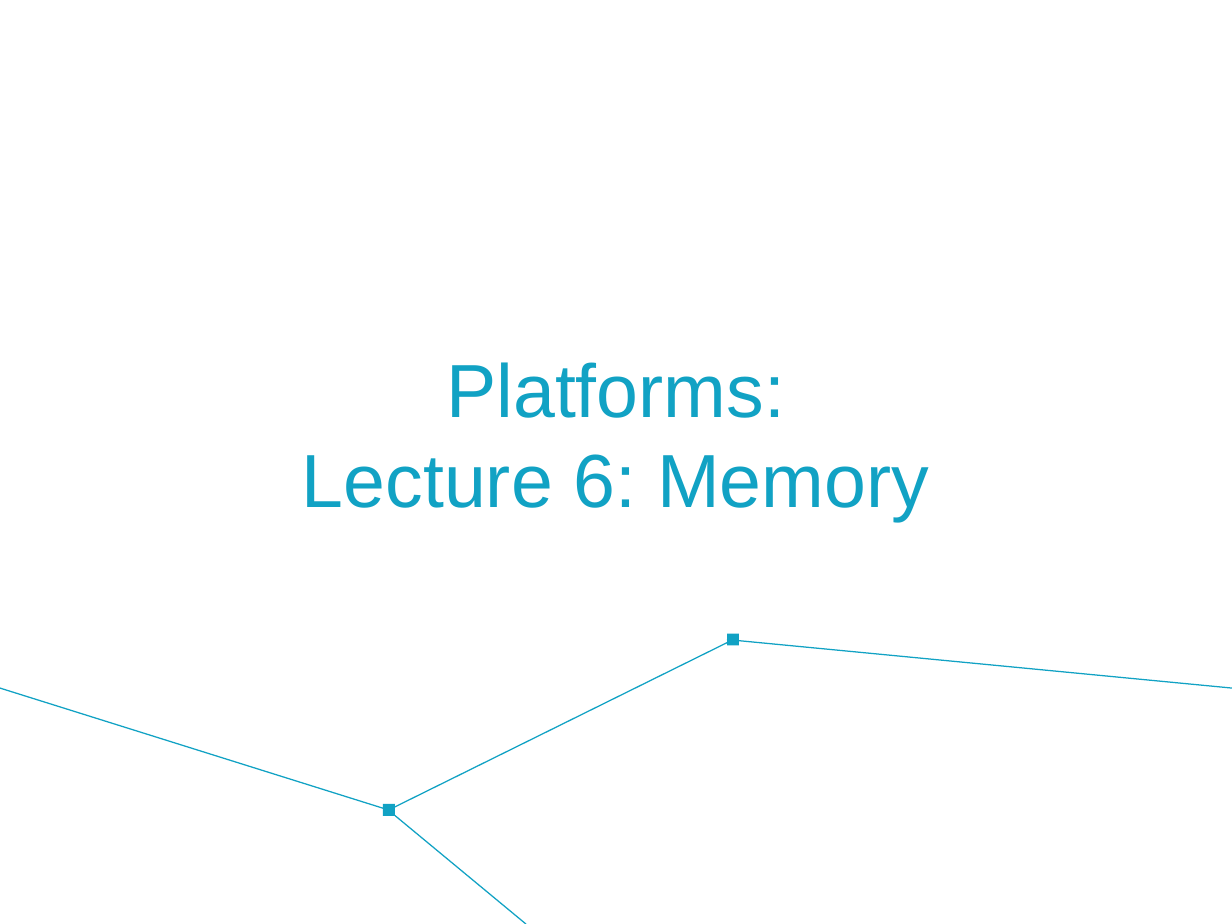
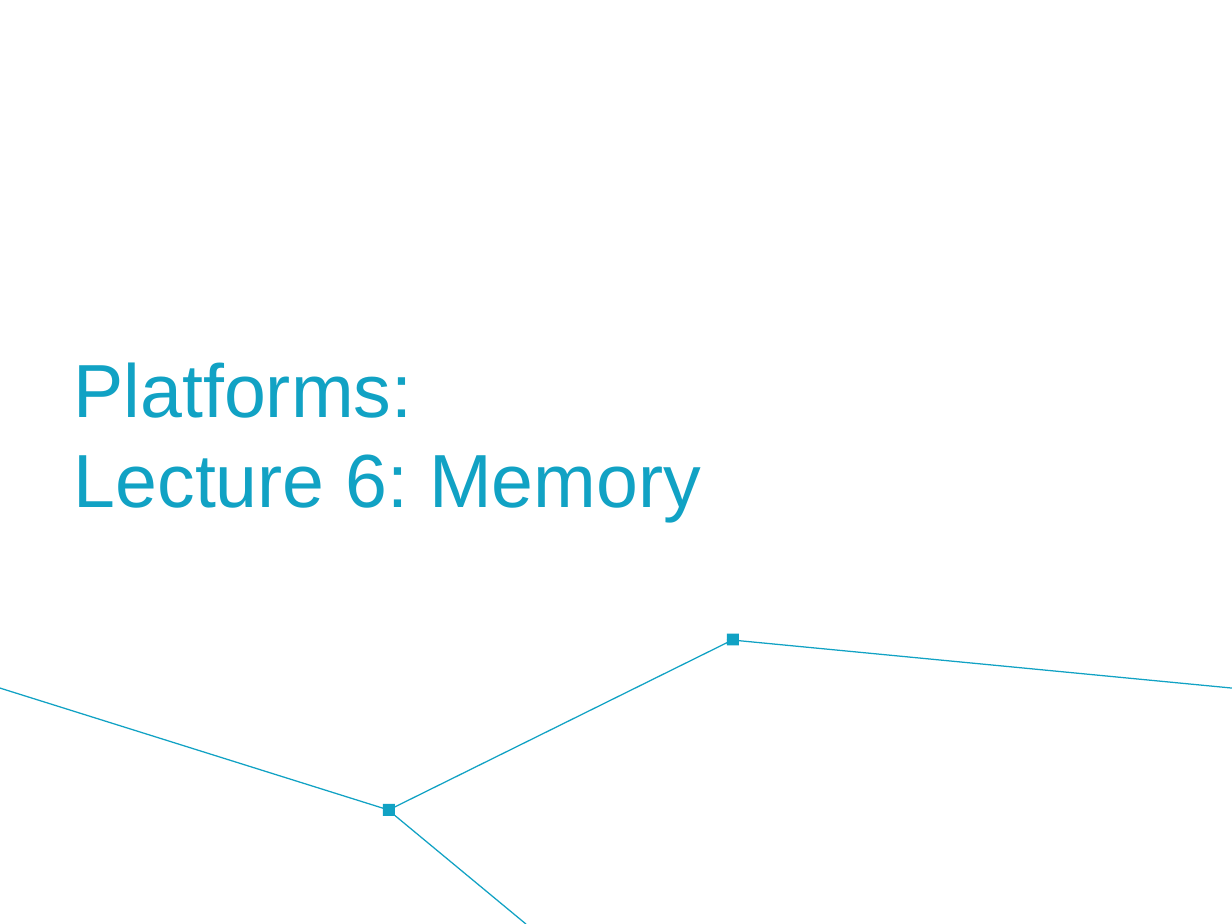
Before and after one commit to Peregrine42/uni-work, a slide deck: slide 1 of Lectures/1st Year/Platforms/Platforms6-Memory.pptx. Drawn at 1232x924 pixels with LibreOffice and Linux fonts; fonts in the diff are those of the drawing; background and template pictures are left out. Boxes give left, top, right and bottom in pixels: in the first picture for what was removed or moved away, otherwise in the second. Text is boxed around its words. In the diff, an @@ line names an element or a change of style, - is before the commit and + after.

Commit message:
formatting memory lecture

```diff
--- a/Lectures/1st Year/Platforms/Platforms6-Memory.pptx
+++ b/Lectures/1st Year/Platforms/Platforms6-Memory.pptx
@@ text "Platforms: Lecture 6: Memory" at (74, 362, 701, 522): alignment centre to left @@
```
Also in this commit, not shown: 55 other slides changed.
